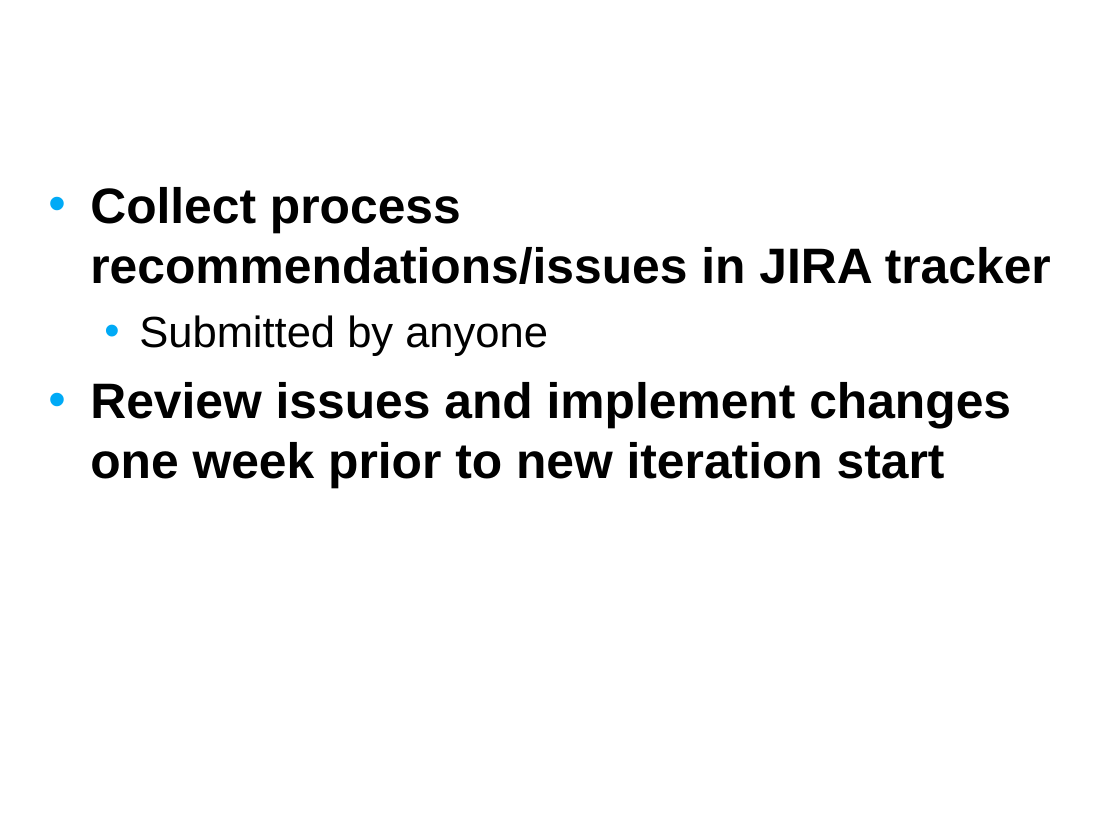
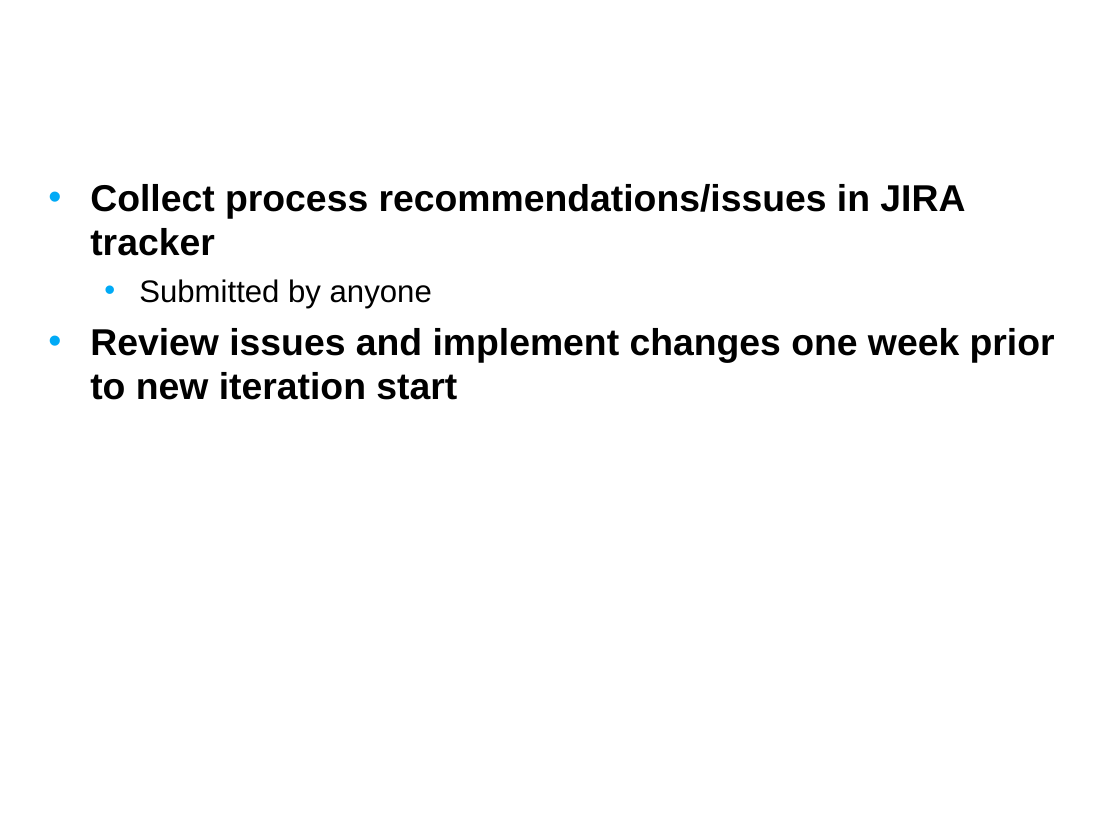
Before and after one commit to NCIP/caarray-docs, a slide deck: slide 8 of environment/references/process_improvement_proposal.ppt. Drawn at 1120x840 pixels with LibreOffice and Linux fonts; fonts in the diff are those of the drawing; background and template pictures are left out. Boxes give left, top, right and bottom in pixels: in the first picture for what was removed or moved away, otherwise in the second. Text is boxed around its words. In the diff, an @@ line names an element or a change of style, - is before the commit and + after.

```diff
--- a/environment/references/process_improvement_proposal.ppt
+++ b/environment/references/process_improvement_proposal.ppt
@@ text "Collect process recommendations/issues in JIRA ..." at [90, 184, 1055, 400]: size 32 to 24 pt in "Collect process recommendations/issues in JIRA tracker", "Review issues and implement changes one week ..."; size 28 to 20 pt in "Submitted by anyone"; less space between paragraphs @@
```
Also in this commit, not shown: 11 other slides changed, 2 slides added.
